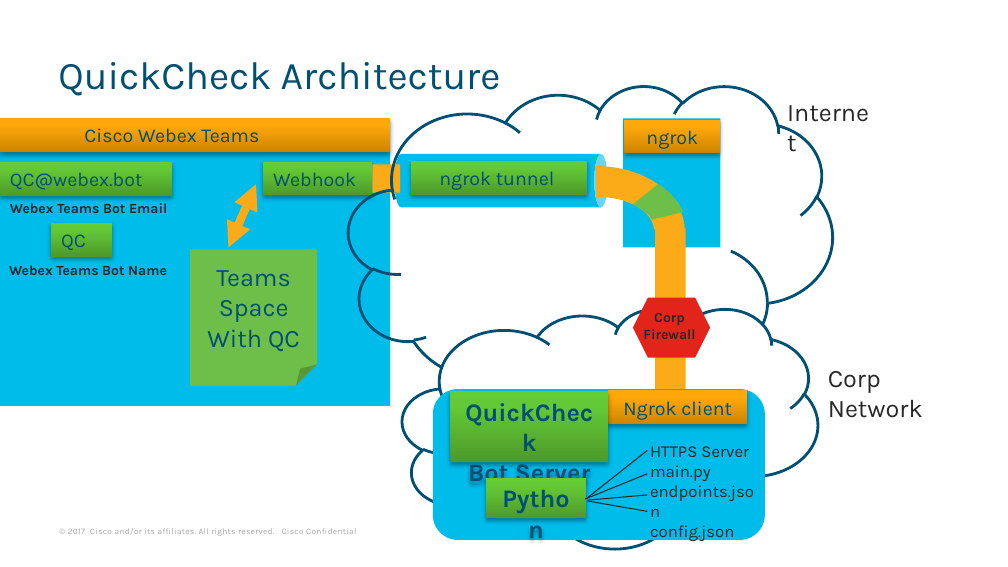
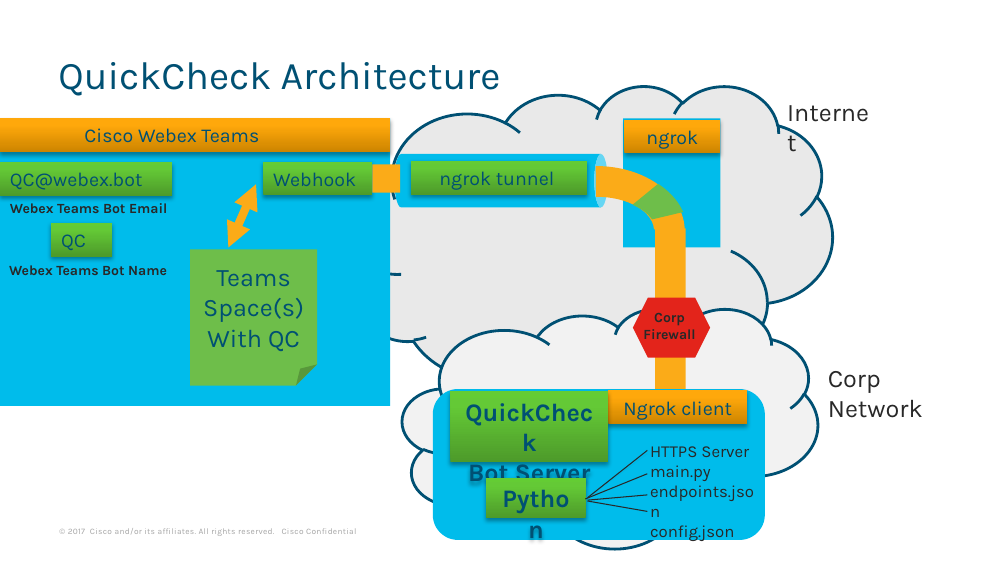
Before and after one commit to CiscoSE/QuickCheck, a slide deck: slide 2 of QCPreso.pptx. Drawn at 1008x567 pixels with LibreOffice and Linux fonts; fonts in the diff are those of the drawing; grey boxes stand for pictures. Boxes give left, top, right and bottom in pixels: in the first picture for what was removed or moved away, otherwise in the second. Text is boxed around its words. In the diff, an @@ line names an element or a change of style, - is before the commit and + after.

Commit message:
QC Presentation Update

```diff
--- a/QCPreso.pptx
+++ b/QCPreso.pptx
@@ cloud at [349,86,833,397]: fill none to #EAEAEA @@
@@ text in folded corner at [203,270,304,322]: text changed @@
-Teams Space
+Teams Space(s)
@@ cloud at [402,308,817,548]: fill #FFFFFF to #F2F2F2 @@
```
